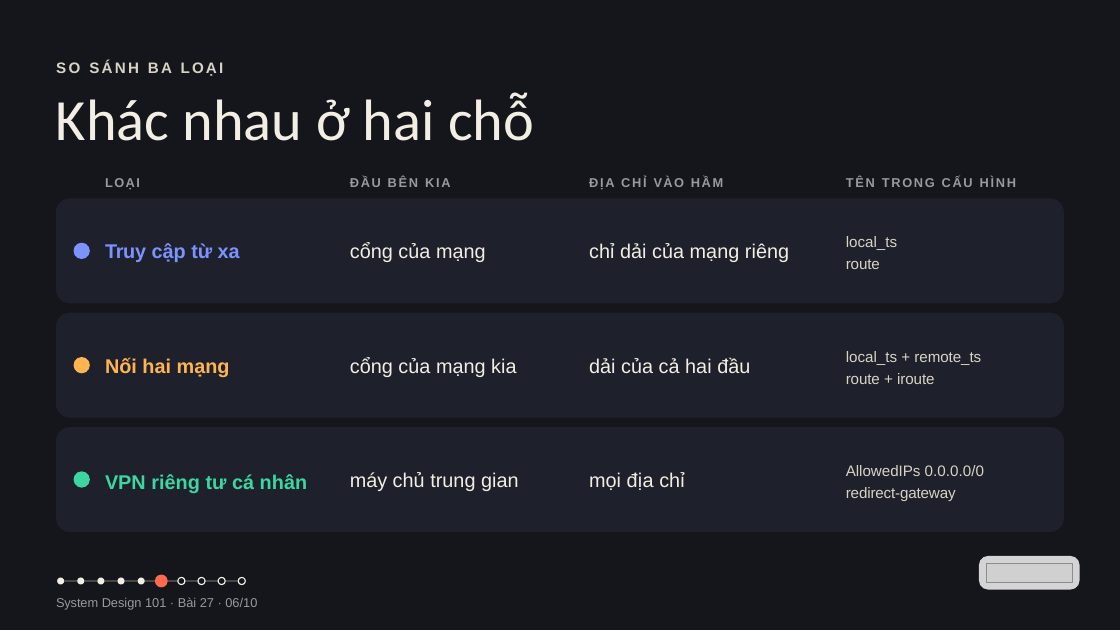
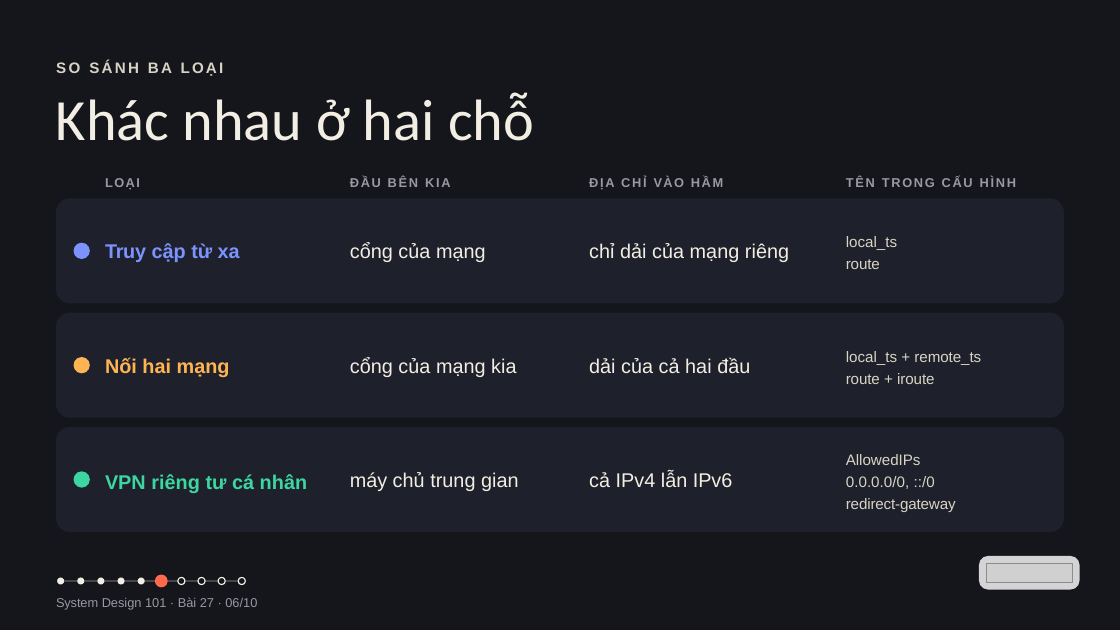
Before and after one commit to vohoailinh90/tool-marketing-studio, a slide deck: slide 6 of system-design-101/vi/lessons/sd-14-027/slides/sd-14-027.pptx. Drawn at 1120x630 pixels with LibreOffice and Linux fonts; fonts in the diff are those of the drawing; grey boxes stand for pictures. Boxes give left, top, right and bottom in pixels: in the first picture for what was removed or moved away, otherwise in the second. Text is boxed around its words. In the diff, an @@ line names an element or a change of style, - is before the commit and + after.

```diff
--- a/system-design-101/vi/lessons/sd-14-027/slides/sd-14-027.pptx
+++ b/system-design-101/vi/lessons/sd-14-027/slides/sd-14-027.pptx
@@ text at bbox=[589, 472, 733, 487]: text changed @@
-mọi địa chỉ
+cả IPv4 lẫn IPv6
@@ text at bbox=[846, 454, 935, 489]: text changed @@
-AllowedIPs 0.0.0.0/0
+AllowedIPs
+0.0.0.0/0, ::/0
```
Also in this commit, not shown: 5 other slides changed.
